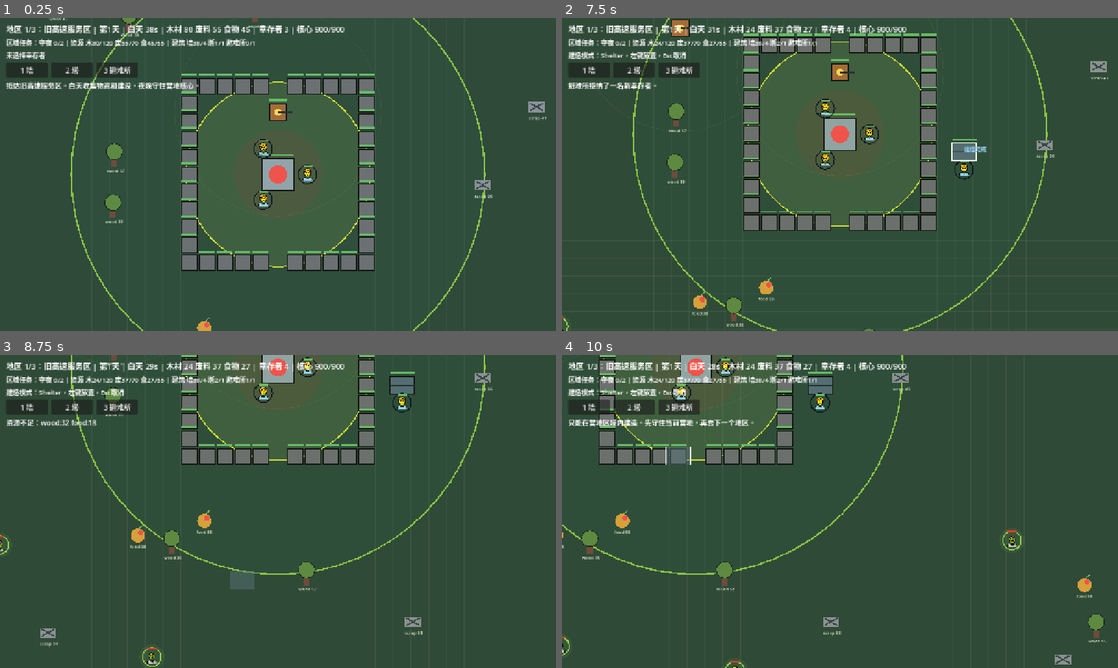
Above: before the commit, frames 1-4 (two rows, left to right).
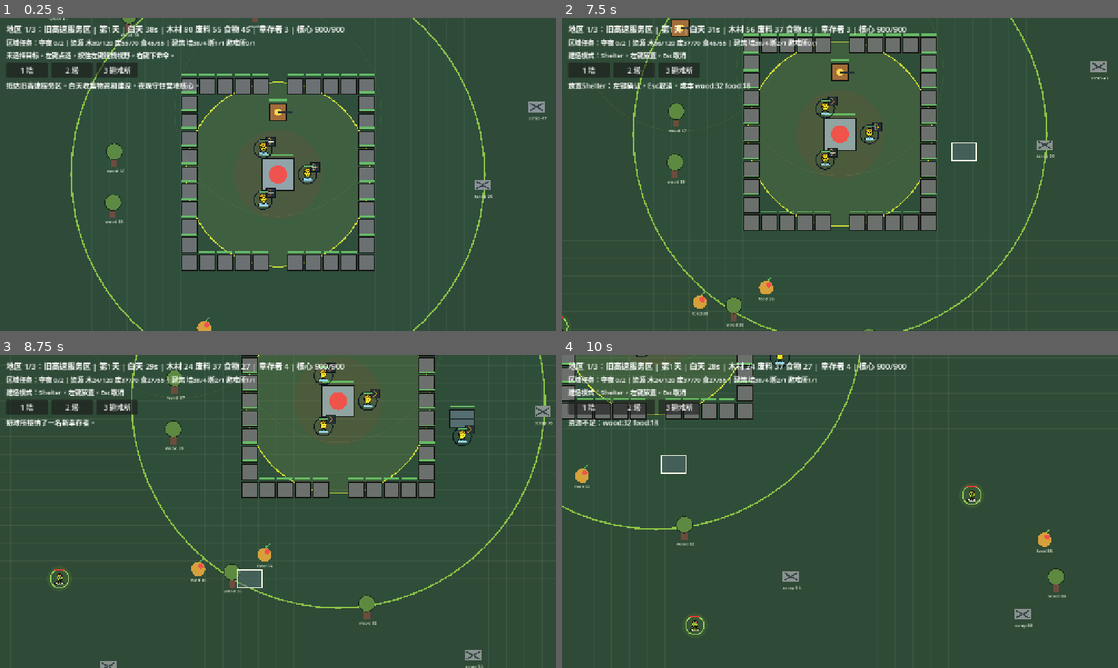
Above: after the commit, the same moments.

Repository: alvinzm99/My2dGame
Game: Godot game, scene res://scenes/main.tscn
Two runs of this game, one before a commit and one after it. Both use one fixed random seed, a clock stepped at 60 frames per second and the inputs below.
Inputs (mouse positions are in pixels of both pictures, inside the frame that each line leads up to):
- Up to frame 1 (0.25 s): no input
- Up to frame 2 (7.5 s): click "1 墙" at 0.5 s; click "2 塔" at 1.25 s; click "3 避难所" at 2 s; click "1 墙" at 2.75 s; click "2 塔" at 3.5 s; click "3 避难所" at 4.25 s; click "1 墙" at 5 s; click "2 塔" at 5.75 s; click "3 避难所" at 6.5 s; tap Enter at 7.25 s; move the mouse to (962, 158) at 7.27 s; hold S (camera_down) from 7.28 s (still down); click (962, 158) at 7.42 s
- Up to frame 3 (8.75 s): release S (camera_down) at 8 s; drag from (166, 527) to (250, 574) at 8.02 s
- Up to frame 4 (10 s): move the mouse to (895, 442) at 8.77 s; hold D (camera_right) 8.78-9.5 s; click (895, 442) at 8.92 s; drag from (812, 574) to (673, 464) at 9.52 s

The runs differ from the first frame. In frame 1, 0.6% of the frame differs, in the area x 4-58%, y 10-58%; in frame 2, 1.0%; in frame 3, 14%, in the area x 0-100%, y 0-100%; in frame 4, 9.7%.

Commit message:
Improve camera controls and survivor combat

Diff:
--- /dev/null
+++ b/assets/placeholder/bow.svg
@@ -0,0 +1,7 @@
+<svg xmlns="http://www.w3.org/2000/svg" width="64" height="64" viewBox="0 0 64 64">
+  <rect width="64" height="64" rx="8" fill="#263238"/>
+  <path d="M17 7 C46 15 46 49 17 57" fill="none" stroke="#c58b4b" stroke-width="6" stroke-linecap="round"/>
+  <path d="M18 8 L18 56" stroke="#eceff1" stroke-width="2"/>
+  <path d="M10 33 L50 33" stroke="#f5f5f5" stroke-width="4" stroke-linecap="round"/>
+  <path d="M50 33 L40 27 L43 33 L40 39 Z" fill="#ffc107"/>
+</svg>
--- /dev/null
+++ b/assets/placeholder/sword.svg
@@ -0,0 +1,7 @@
+<svg xmlns="http://www.w3.org/2000/svg" width="64" height="64" viewBox="0 0 64 64">
+  <rect width="64" height="64" rx="8" fill="#263238"/>
+  <path d="M42 6 L53 17 L28 42 L22 36 Z" fill="#cfd8dc" stroke="#eceff1" stroke-width="2"/>
+  <path d="M17 39 L25 47" stroke="#ffc107" stroke-width="8" stroke-linecap="round"/>
+  <path d="M13 51 L21 59" stroke="#795548" stroke-width="7" stroke-linecap="round"/>
+  <path d="M21 35 L31 45" stroke="#ffca28" stroke-width="5" stroke-linecap="round"/>
+</svg>
--- a/scripts/main.gd
+++ b/scripts/main.gd
@@ -8,6 +8,13 @@
 const ZOMBIE_SPEED := 72.0
 const INTERACT_RANGE := 36.0
 const BUILD_GRID := 48.0
+const CLICK_DRAG_THRESHOLD := 8.0
+const SURVIVOR_RANGED_RANGE := 245.0
+const SURVIVOR_MELEE_RANGE := 58.0
+const SURVIVOR_BOW_DAMAGE := 10.0
+const SURVIVOR_MELEE_DAMAGE := 16.0
+const SURVIVOR_BOW_COOLDOWN := 0.9
+const SURVIVOR_MELEE_COOLDOWN := 0.55
 const STARTING_WALL_RADIUS := 250.0
 const DAY_ROAMER_MIN_DISTANCE := 920.0
 const DAY_CAMP_AGGRO_DISTANCE := 190.0
@@ -95,11 +102,18 @@
 
 var survivor_texture: Texture2D
 var zombie_texture: Texture2D
+var bow_texture: Texture2D
+var sword_texture: Texture2D
 var stock := {"wood": 80, "scrap": 55, "food": 45}
 var base_max_hp := 900.0
 var base_hp := base_max_hp
 var build_mode := ""
 var selected_survivor := -1
+var selected_building := -1
+var left_mouse_down := false
+var dragging_camera := false
+var left_drag_start_screen := Vector2.ZERO
+var left_drag_total := 0.0
 
 var survivors: Array[Dictionary] = []
 var resources: Array[Dictionary] = []
@@ -112,6 +126,8 @@
 	rng.randomize()
 	survivor_texture = load("res://assets/placeholder/survivor.svg")
 	zombie_texture = load("res://assets/placeholder/zombie.svg")
+	bow_texture = load("res://assets/placeholder/bow.svg")
+	sword_texture = load("res://assets/placeholder/sword.svg")
 	_setup_camera()
 	_setup_ui()
 	_start_region(0, 3)
@@ -184,6 +200,7 @@
 	survivors.clear()
 	base_hp = base_max_hp
 	selected_survivor = -1
+	selected_building = -1
 	build_mode = ""
 	_spawn_initial_camp(survivor_count)
 	_spawn_resources()
@@ -206,6 +223,7 @@
 			"carry_type": "",
 			"carry": 0,
 			"work_timer": 0.0,
+			"weapon": "bow",
 		})
 
 func _spawn_starting_perimeter() -> void:
@@ -390,8 +408,7 @@
 			_process_attack_task(s, delta)
 		else:
 			_move_survivor_toward(s, s["target"], delta)
-			if phase == "night":
-				_auto_attack_nearest_zombie(s, delta)
+			_auto_attack_nearest_zombie(s, delta)
 
 		survivors[i] = s
 
@@ -422,16 +439,29 @@
 		s["task"] = "idle"
 		return
 	var z := zombies[enemy_index]
-	_move_survivor_toward(s, z["pos"], delta)
-	if s["pos"].distance_to(z["pos"]) <= 72.0:
-		s["work_timer"] = float(s["work_timer"]) + delta
-		if s["work_timer"] >= 0.65:
+	var distance: float = s["pos"].distance_to(z["pos"])
+	if distance > SURVIVOR_RANGED_RANGE:
+		_move_survivor_toward(s, z["pos"], delta)
+		s["weapon"] = "bow"
+		return
+	s["work_timer"] = float(s["work_timer"]) + delta
+	if distance <= SURVIVOR_MELEE_RANGE:
+		s["weapon"] = "sword"
+		if s["work_timer"] >= SURVIVOR_MELEE_COOLDOWN:
 			s["work_timer"] = 0.0
-			z["hp"] = float(z["hp"]) - 12.0
+			z["hp"] = float(z["hp"]) - SURVIVOR_MELEE_DAMAGE
 			zombies[enemy_index] = z
+			attack_tracers.append({"from": s["pos"], "to": z["pos"], "life": 0.12, "kind": "melee"})
+	else:
+		s["weapon"] = "bow"
+		if s["work_timer"] >= SURVIVOR_BOW_COOLDOWN:
+			s["work_timer"] = 0.0
+			z["hp"] = float(z["hp"]) - SURVIVOR_BOW_DAMAGE
+			zombies[enemy_index] = z
+			attack_tracers.append({"from": s["pos"], "to": z["pos"], "life": 0.18, "kind": "arrow"})
 
 func _auto_attack_nearest_zombie(s: Dictionary, delta: float) -> void:
-	var enemy_index := _nearest_zombie(s["pos"], 115.0)
+	var enemy_index := _nearest_zombie(s["pos"], SURVIVOR_RANGED_RANGE)
 	if enemy_index == -1:
 		return
 	s["task"] = "attack"
@@ -447,6 +477,8 @@
 	for i in range(buildings.size() - 1, -1, -1):
 		var b := buildings[i]
 		if b["hp"] <= 0.0:
+			if selected_building == i:
+				selected_building = -1
 			if b["kind"] == "core":
 				_show_message("营地核心被摧毁。按 R 重开当前地区。", 999.0)
 			buildings.remove_at(i)
@@ -565,15 +597,32 @@
 	return best
 
 func _input(event: InputEvent) -> void:
-	if event is InputEventMouseButton and event.pressed:
-		if event.button_index == MOUSE_BUTTON_WHEEL_UP:
+	if event is InputEventMouseButton:
+		if event.button_index == MOUSE_BUTTON_WHEEL_UP and event.pressed:
 			camera.zoom = (camera.zoom * 0.9).clamp(Vector2(0.45, 0.45), Vector2(1.6, 1.6))
-		elif event.button_index == MOUSE_BUTTON_WHEEL_DOWN:
+		elif event.button_index == MOUSE_BUTTON_WHEEL_DOWN and event.pressed:
 			camera.zoom = (camera.zoom * 1.1).clamp(Vector2(0.45, 0.45), Vector2(1.6, 1.6))
 		elif event.button_index == MOUSE_BUTTON_LEFT:
-			_handle_left_click(get_global_mouse_position())
-		elif event.button_index == MOUSE_BUTTON_RIGHT:
+			if event.pressed:
+				left_mouse_down = true
+				dragging_camera = false
+				left_drag_start_screen = event.position
+				left_drag_total = 0.0
+			else:
+				if left_mouse_down and not dragging_camera:
+					_handle_left_click(get_global_mouse_position())
+				left_mouse_down = false
+				dragging_camera = false
+		elif event.button_index == MOUSE_BUTTON_RIGHT and event.pressed:
 			_handle_right_click(get_global_mouse_position())
+	elif event is InputEventMouseMotion and left_mouse_down:
+		left_drag_total += event.relative.length()
+		if left_drag_total >= CLICK_DRAG_THRESHOLD:
+			dragging_camera = true
+		if dragging_camera:
+			camera.position -= event.relative * camera.zoom
+			camera.position.x = clamp(camera.position.x, -MAP_HALF_SIZE.x, MAP_HALF_SIZE.x)
+			camera.position.y = clamp(camera.position.y, -MAP_HALF_SIZE.y, MAP_HALF_SIZE.y)
 	elif event is InputEventKey and event.pressed and not event.echo:
 		match event.keycode:
 			KEY_1:
@@ -597,9 +646,14 @@
 	if build_mode != "":
 		_place_building(world_pos)
 		return
+	selected_building = -1
 	selected_survivor = _survivor_at(world_pos)
 	if selected_survivor != -1:
 		_show_message("已选择幸存者。右键资源、敌人或地面下达命令。", 2.5)
+		return
+	selected_building = _building_at(world_pos)
+	if selected_building != -1:
+		_show_message("已选择建筑。墙和塔会自动防守，继续建造可以扩展营地。", 2.5)
 
 func _handle_right_click(world_pos: Vector2) -> void:
 	if selected_survivor == -1 or selected_survivor >= survivors.size():
@@ -651,6 +705,7 @@
 			"carry_type": "",
 			"carry": 0,
 			"work_timer": 0.0,
+			"weapon": "bow",
 		})
 		_show_message("避难所接纳了一名新幸存者。", 4.0)
 
@@ -806,9 +861,13 @@
 	if build_mode != "":
 		return "建造模式：%s，左键放置，Esc取消" % BUILDINGS[build_mode]["name"]
 	if selected_survivor == -1 or selected_survivor >= survivors.size():
-		return "未选择幸存者"
+		if selected_building != -1 and selected_building < buildings.size():
+			var b: Dictionary = buildings[selected_building]
+			var building_name: String = "营地核心" if b["kind"] == "core" else BUILDINGS[b["kind"]]["name"]
+			return "选中建筑：%s | 生命 %.0f/%.0f" % [building_name, b["hp"], b["max_hp"]]
+		return "未选择目标。左键点选，按住左键拖拽视野，右键下命令。"
 	var s := survivors[selected_survivor]
-	return "选中幸存者：生命 %.0f | 任务 %s | 按 H 消耗食物回血" % [s["hp"], s["task"]]
+	return "选中幸存者：生命 %.0f | 任务 %s | 武器 %s | 按 H 消耗食物回血" % [s["hp"], s["task"], "弓" if s.get("weapon", "bow") == "bow" else "刀"]
 
 func _cost_text(cost: Dictionary) -> String:
 	var parts: Array[String] = []
@@ -872,11 +931,14 @@
 		draw_string(ThemeDB.fallback_font, pos + Vector2(-22, 34), "%s %d" % [r["type"], r["amount"]], HORIZONTAL_ALIGNMENT_LEFT, -1.0, 12, Color("#dfe8df"))
 
 func _draw_buildings() -> void:
-	for b in buildings:
+	for i in buildings.size():
+		var b := buildings[i]
 		var half: Vector2 = b["size"] * 0.5
 		var color: Color = Color("#90a4ae") if b["kind"] == "core" else BUILDINGS[b["kind"]]["color"]
 		draw_rect(Rect2(b["pos"] - half, b["size"]), color)
 		draw_rect(Rect2(b["pos"] - half, b["size"]), Color("#151515"), false, 3.0)
+		if i == selected_building:
+			draw_rect(Rect2(b["pos"] - half - Vector2(5, 5), b["size"] + Vector2(10, 10)), Color("#fff176"), false, 4.0)
 		var hp_ratio: float = clamp(float(b["hp"]) / float(b["max_hp"]), 0.0, 1.0)
 		draw_rect(Rect2(b["pos"] + Vector2(-half.x, -half.y - 12), Vector2(b["size"].x * hp_ratio, 5)), Color("#66bb6a"))
 		if b["kind"] == "tower":
@@ -892,7 +954,12 @@
 func _draw_attack_tracers() -> void:
 	for tracer in attack_tracers:
 		var alpha: float = clamp(float(tracer["life"]) / 0.16, 0.0, 1.0)
-		draw_line(tracer["from"], tracer["to"], Color(1.0, 0.9, 0.25, alpha), 5.0)
+		if tracer.get("kind", "tower") == "melee":
+			draw_line(tracer["from"], tracer["to"], Color(0.9, 0.95, 1.0, alpha), 8.0)
+		elif tracer.get("kind", "tower") == "arrow":
+			draw_line(tracer["from"], tracer["to"], Color(0.76, 0.48, 0.2, alpha), 3.0)
+		else:
+			draw_line(tracer["from"], tracer["to"], Color(1.0, 0.9, 0.25, alpha), 5.0)
 
 func _draw_survivors() -> void:
 	for i in survivors.size():
@@ -905,7 +972,18 @@
 			draw_circle(pos, 17.0, Color("#42a5f5"))
 		var outline := Color("#fff176") if i == selected_survivor else Color("#0d1b2a")
 		draw_circle(pos, 25.0, outline, false, 3.0)
+		_draw_weapon_badge(pos, s.get("weapon", "bow"))
 		draw_line(s["pos"] + Vector2(-12, -22), s["pos"] + Vector2(-12 + 24.0 * (float(s["hp"]) / 100.0), -22), Color("#66bb6a"), 4.0)
+
+func _draw_weapon_badge(pos: Vector2, weapon: String) -> void:
+	var badge_rect := Rect2(pos + Vector2(9, -31), Vector2(22, 22))
+	draw_rect(badge_rect.grow(2), Color("#101820"))
+	if weapon == "sword" and sword_texture:
+		draw_texture_rect(sword_texture, badge_rect, false)
+	elif bow_texture:
+		draw_texture_rect(bow_texture, badge_rect, false)
+	else:
+		draw_circle(badge_rect.get_center(), 9.0, Color("#ffc107"))
 
 func _draw_zombies() -> void:
 	for z in zombies:
Not shown, added: assets/placeholder/bow.svg.import
Not shown, added: assets/placeholder/sword.svg.import
Not shown, changed: README.md
